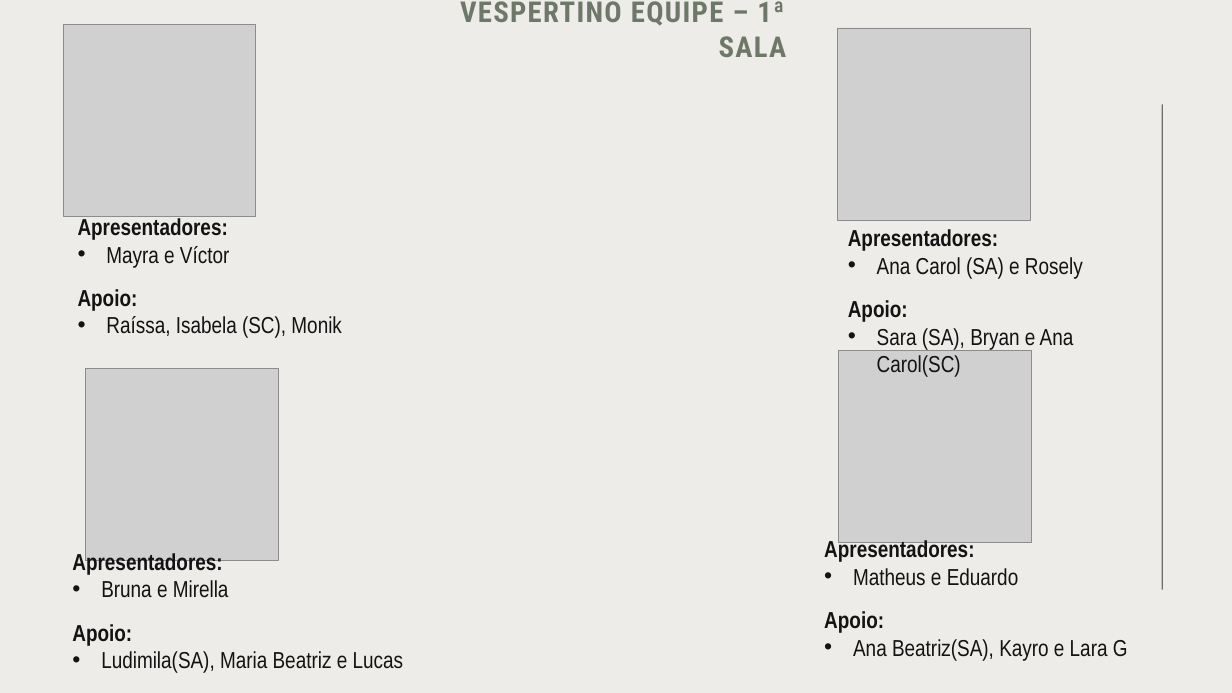
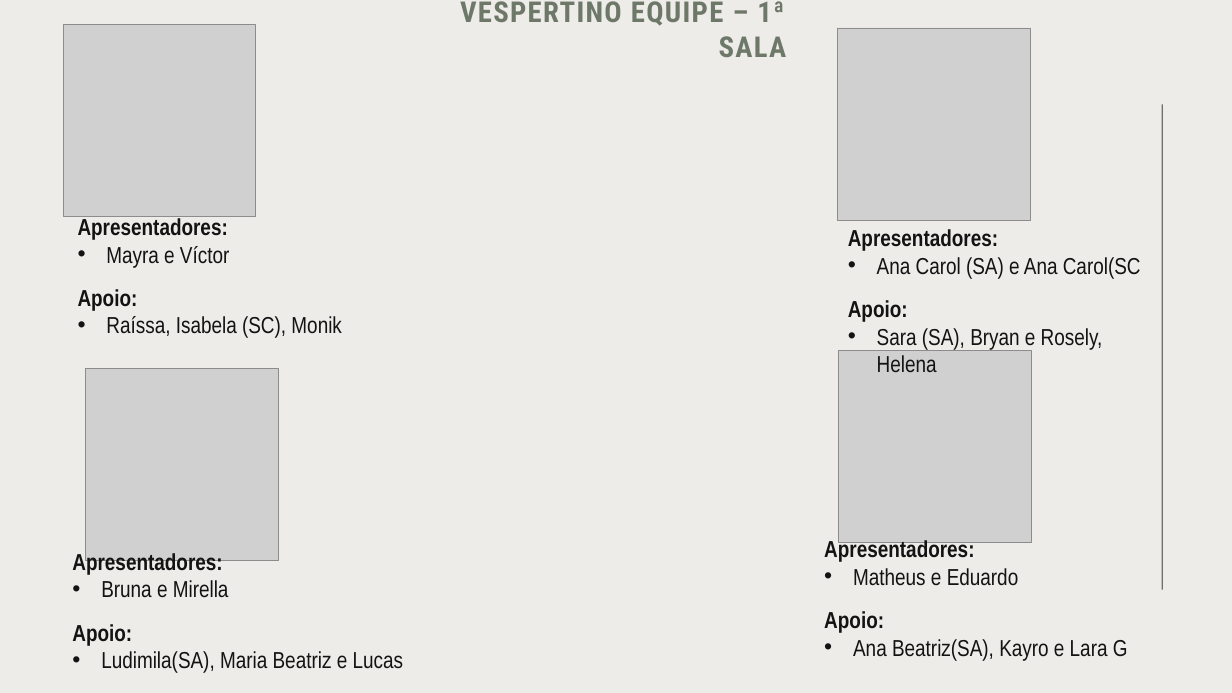
Before and after one commit to isaqlle/desafio_mundoSENAI, a slide deck: slide 3 of document/Divisão Salas - Mundo SENAI.pptx. Drawn at 1232x693 pixels with LibreOffice and Linux fonts; fonts in the diff are those of the drawing; grey boxes stand for pictures. Boxes give left, top, right and bottom in pixels: in the first picture for what was removed or moved away, otherwise in the second. Text is boxed around its words. In the diff, an @@ line names an element or a change of style, - is before the commit and + after.

```diff
--- a/document/Divisão Salas - Mundo SENAI.pptx
+++ b/document/Divisão Salas - Mundo SENAI.pptx
@@ text at [877,257,1141,279]: text changed @@
-• Ana Carol (SA) e Rosely
+• Ana Carol (SA) e Ana Carol(SC
@@ text at [877,328,1103,350]: text changed @@
-• Sara (SA), Bryan e Ana Carol(SC)
+• Sara (SA), Bryan e Rosely, Helena
```
Also in this commit, not shown: 3 other slides changed, 2 other files.
